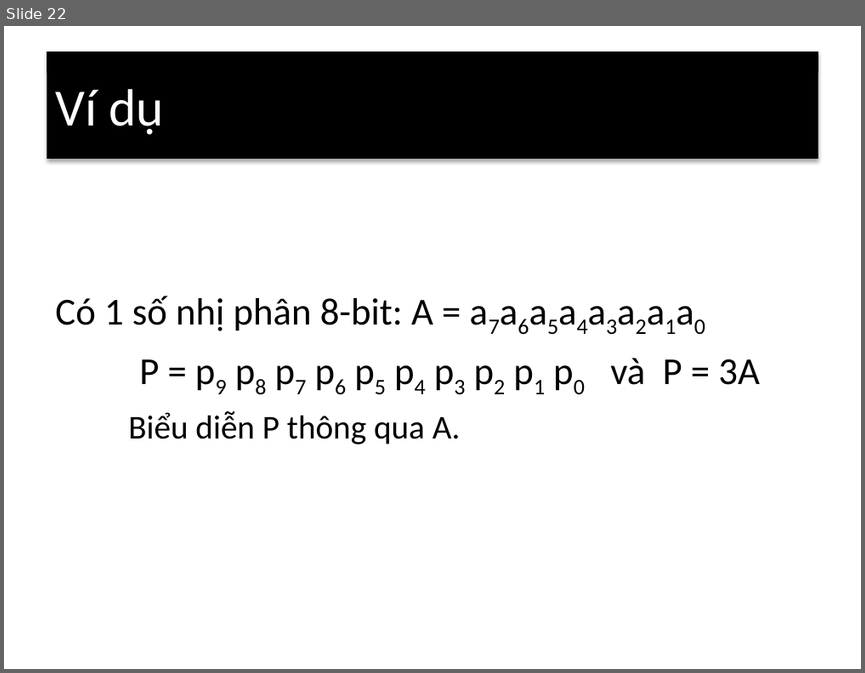
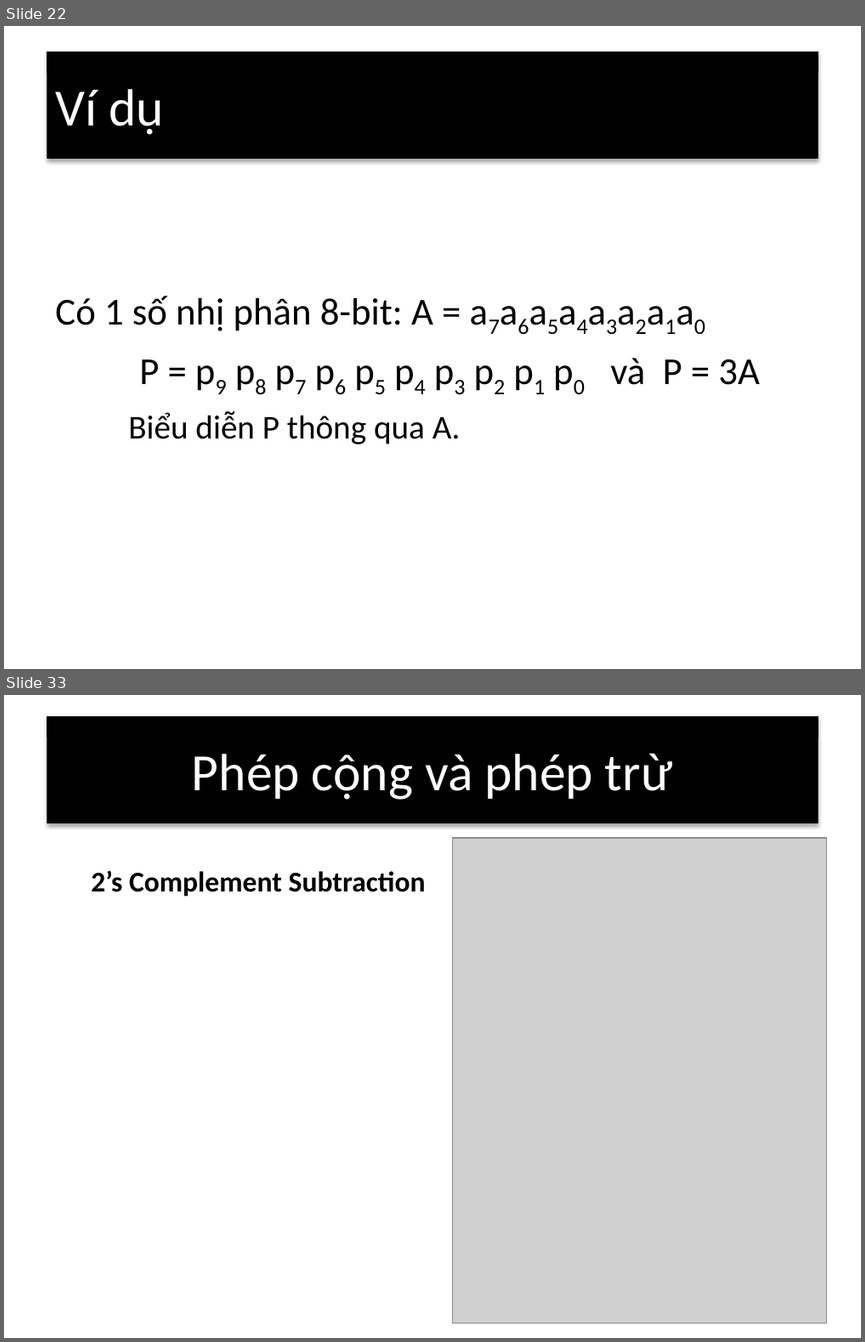
Before and after one commit to nguyentoanthang/FPGA, a slide deck: Báo-Cáo.pptx. Shown one above the other, each under a label of ours: slide 22 before the commit, slides 22 and 33 after it; the slides between them are not shown. The pictures are 865x673 and 865x1342 pixels, drawn with LibreOffice and Linux fonts; fonts in the diff are those of the drawing; grey boxes stand for pictures. Boxes give left, top, right and bottom in pixels: in the first picture for what was removed or moved away, otherwise in the second. Text is boxed around its words. In the diff, an @@ line names an element or a change of style, - is before the commit and + after.

```diff
--- a/Báo-Cáo.pptx
+++ b/Báo-Cáo.pptx
@@ slide 33 added at (4,695,861,1338), background #FFFFFF @@
@@ title added at (46,716,818,823), fill #000000, 44 pt, text #FFFFFF @@
+Phép cộng và phép trừ
@@ picture added at (453,838,827,1323) @@
@@ text added at (91,870,426,896), 24 pt, text #000000, bold @@
+2’s Complement Subtraction
```
Also in this commit, not shown: 1 slide changed, 13 other slides added, 2 slides removed, 2 other files.
